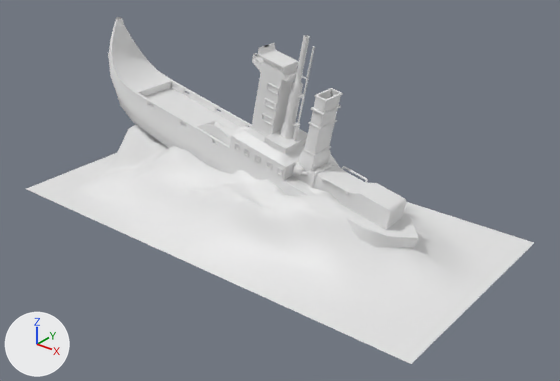
Two versions of the FBX model Assets/Models/Epocas/Aang/Tribu Agua Sur/Naufragio.fbx, one commit apart.
One viewpoint serves both versions: a 50 mm camera at (32.8, -39.0, 26.6) aimed at (2.1, -0.6, 2.8). Lighting does not change. The marker at lower left points along +X, +Y and +Z. Where no turn or scale is listed for an object, it has been applied to the vertices.

Objects in the first picture: 'Criuser.000', 'Landscape.002'.
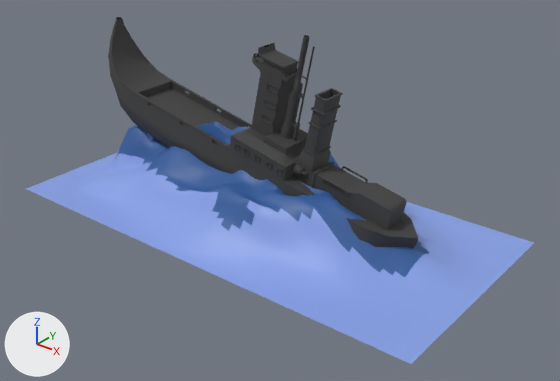
The change, as a diff of the scene's bpy script:
```diff
--- a/Assets/Models/Epocas/Aang/Tribu Agua Sur/Naufragio.fbx.py
+++ b/Assets/Models/Epocas/Aang/Tribu Agua Sur/Naufragio.fbx.py
@@ mat_material_015 @@
+mat_material_015 = principled_material('Material.015')
+mat_material_015.base_color = (0.0319, 0.108, 0.336)  # blue #325c9d
@@ mat_material_014 @@
+mat_material_014 = principled_material('Material.014')
+mat_material_014.base_color = (0.249, 0.361, 0.8)  # blue #89a2e7
@@ mat_material_013 @@
+mat_material_013 = principled_material('Material.013')
+mat_material_013.base_color = (0.0493, 0.0493, 0.0493)  # black #3f3f3f
+mat_material_013.roughness = 0.803
@@ me_cube_002 @@
 me_cube_002.from_pydata(...)  # 2958 vertices, 3244 faces; spans x -15.6..11.9, y -2.2..2.2, z -2.0..12.8
+me_cube_002.materials.append(mat_material_013)  # black #3f3f3f
@@ me_landscape_002 @@
 me_landscape_002.from_pydata(...)  # 2500 vertices, 2401 faces; spans x -17.3..17.3, y -8.4..8.4, z 0.0..6.6
 # used by ob_landscape_002; location = (0.0, 0.0, 0.0)
+# me_landscape_002 part 1: 1809 of the faces centred in x -17.0..17.0, y -8.2..8.2, z 0.0..6.4 switch from no material to mat_material_014 (blue #89a2e7)
+# me_landscape_002 part 2: 592 of the faces centred in x -13.1..12.7, y -5.5..4.1, z 0.7..6.3 switch from no material to mat_material_015 (blue #325d9d)
```

Changed parts and their boxes (x1, y1, x2, y2) in the pictures (560 x 381 px):
'Criuser.000', recoloured (white to black): (108, 17, 418, 248) in both
part 1 of me_landscape_002, recoloured (white to blue): (26, 132, 534, 364) in both
part 2 of me_landscape_002, recoloured (white to blue): (115, 121, 429, 277) in both
